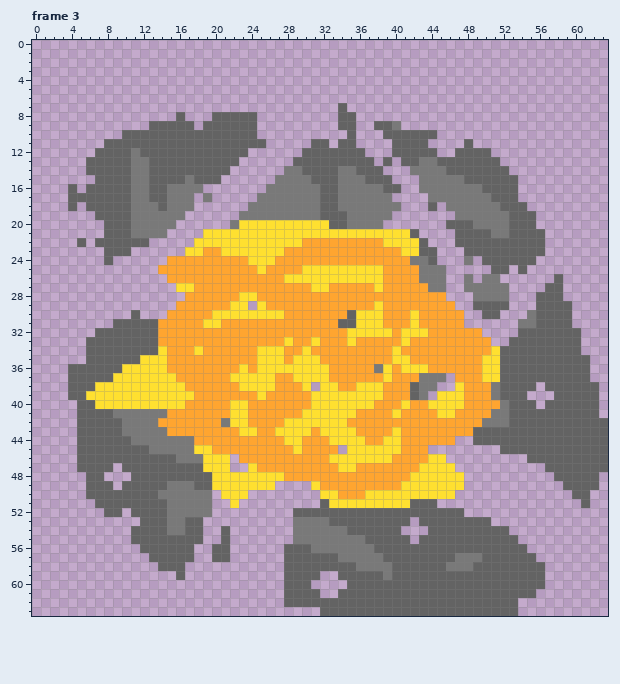
Two versions of one pixel-art file, examples/AsteroidAvoidanceGame/game/asteroids/asteroid2_explosion.aseprite. Above: the version before the commit.
64x64 pixels, 6 frames. Shown: frame 3. The commit also changed other frames, which this record leaves out.
Now the later version:
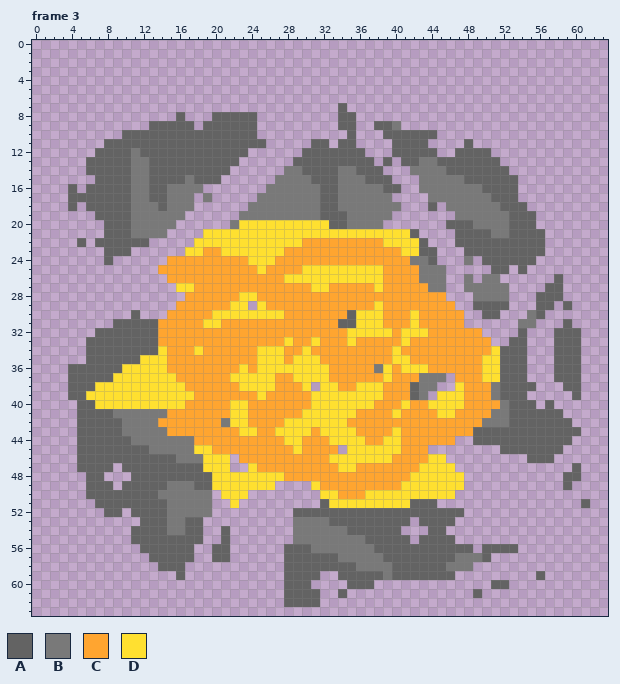
Palette (. is transparent): A #636363  B #797979  C #ffa530  D #ffe030
Difference:
--- frame 3, layer "Asteroid"
@@ x 30..63 @@
 28 CCCCCCCCCCCCCCCC...BBBB...AAA.....
-29 CCCCCCCCDCCCCCCCC..AAAA...AAAA....
-30 CCCCCADDDCCCDCCCCC..AA...BAAAA....
-31 CCCCAADDDCCCDCCCCC......BBAAAA....
-32 CCCCCDDDDDCDDDCCCCCC....AAAAAAA...
-33 CDCCCDCCCCCDCCCCCCCCC..AAAAAAAA...
-34 DCCCCCCCCCDCCCCCCCCCCDAAAAAAAAA...
-35 DDCCCCCCCCDDCCCCCCCCDDAAAAAAAAAA..
-36 DDDCCCCCBDCDDDCCCCCCDDAAAAAAAAAA..
-37 DDDCCCCCCDCCCBBB.CCCDDAAAAAAAAAA..
-38 D.DDCCDDDCCCABB..DCCCBAAAA.AAAAAA.
-39 CDDDDDDDDCCCAB.DDDCCCBAAA...AAAAA.
-40 CDDDDDDDCCCDCCDDDDCCCCBAAA.AAAAAA.
-41 DDDDDDCCCCDCCCCDDCCCCBBAAAAAAAAAA.
-42 DDDDDCCCCCCCCCCCCCCCBBBAAAAAAAAAAA
-43 DCDDDDCCCCDCCCCCCCCAAAAAAAAAAAAAAA
-44 CCCDDDDCCDDCCCCCC..AAAAAAAAAAAAAAA
-45 CCCC.DDDDDDCCC........AAAAAAAAAAAA
-46 CCCDDDDDDDCCCCDD.........AAAAAAAAA
-47 CCCCDDCCCCCCCDDDD..........AAAAAAA
-48 CCCCCCCCCCCCDDDDDD..........AAAAA.
-49 .DCCCCCCCCCDDDDDDD...........AAAA.
-50 ..DDCCCDDDDDDDDDD.............AA..
+29 CCCCCCCCDCCCCCCCC..AAAA...AA.A....
+30 CCCCCADDDCCCDCCCCC..AA...BA.......
+31 CCCCAADDDCCCDCCCCC......BB...A....
+32 CCCCCDDDDDCDDDCCCCCC....A...AAA...
+33 CDCCCDCCCCCDCCCCCCCCC..AA...AAA...
+34 DCCCCCCCCCDCCCCCCCCCCDAAA...AAA...
+35 DDCCCCCCCCDDCCCCCCCCDDAAA...AAA...
+36 DDDCCCCCBDCDDDCCCCCCDDAAA...AAA...
+37 DDDCCCCCCDCCCBBB.CCCDDAAA...AAA...
+38 D.DDCCDDDCCCABB..DCCCBAAAA...AA...
+39 CDDDDDDDDCCCAB.DDDCCCBAAA.....A...
+40 CDDDDDDDCCCDCCDDDDCCCCBAAA.A......
+41 DDDDDDCCCCDCCCCDDCCCCBBAAAAAA.....
+42 DDDDDCCCCCCCCCCCCCCCBBBAAAAAAA....
+43 DCDDDDCCCCDCCCCCCCCAAAAAAAAAAAA...
+44 CCCDDDDCCDDCCCCCC..AAAAAAAAAAA....
+45 CCCC.DDDDDDCCC........AAAAAAA.....
+46 CCCDDDDDDDCCCCDD.........AAA......
+47 CCCCDDCCCCCCCDDDD.............A...
+48 CCCCCCCCCCCCDDDDDD...........AA...
+49 .DCCCCCCCCCDDDDDDD...........A....
+50 ..DDCCCDDDDDDDDDD.................
 51 ..ADDDDDDDDDAAA................A..
 52 AAAAAAAAAAAAAAAAAA................
-53 BBBAAAAAAAAA.AAAAAAAA.............
-54 BBBBBAAAAAA...AAAAAAAAA...........
-55 BBBBBBBAAAAA.AAAAAAAAAAA..........
-56 ABBBBBBBAAAAAAAAAAAAAAAAA.........
-57 AAAABBBBBAAAAAAAABBBAAAAAA........
-58 AAAAAABBBBAAAAAABBBAAAAAAAA.......
-59 AA..AAAAABAAAAAAAAAAAAAAAAA.......
-60 A....AAAAAAAAAAAAAAAAAAAAAA.......
-61 AA..AAAAAAAAAAAAAAAAAAAAAA........
-62 AAAAAAAAAAAAAAAAAAAAAAAA..........
-63 ..AAAAAAAAAAAAAAAAAAAAAA..........
+53 BBBAAAAAAAAA.AAAA.................
+54 BBBBBAAAAAA...AA..................
+55 BBBBBBBAAAAA.AAAA.................
+56 ABBBBBBBAAAAAAAAAAA.AAAA..........
+57 AAAABBBBBAAAAAAAABBBA.............
+58 AAAAAABBBBAAAAAABBB...............
+59 AA..AAAAABAAAAAAA.........A.......
+60 A....AAA.............AA...........
+61 AA..A..............A..............
+62 AA................................
+63 ..................................
